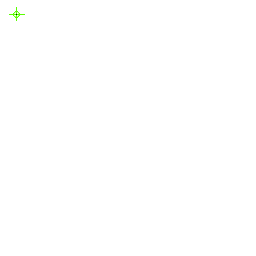
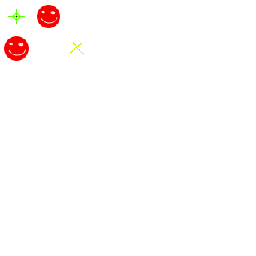
Before/after of a 256px x 256px layered artwork. What changed in the layer stack:
showed "Ebene 2", moved it above "Ellipse 1 Kopie", painted on it over [9, 7, 84, 54]
added layer "Ellipse 1 Kopie" above "Ellipse 1" over [4, 36, 29, 61]
added layer "Ellipse 1" above "Ebene 2 Kopie" over [37, 5, 60, 28]
painted on "Ebene 2 Kopie" over [8, 7, 25, 24]
